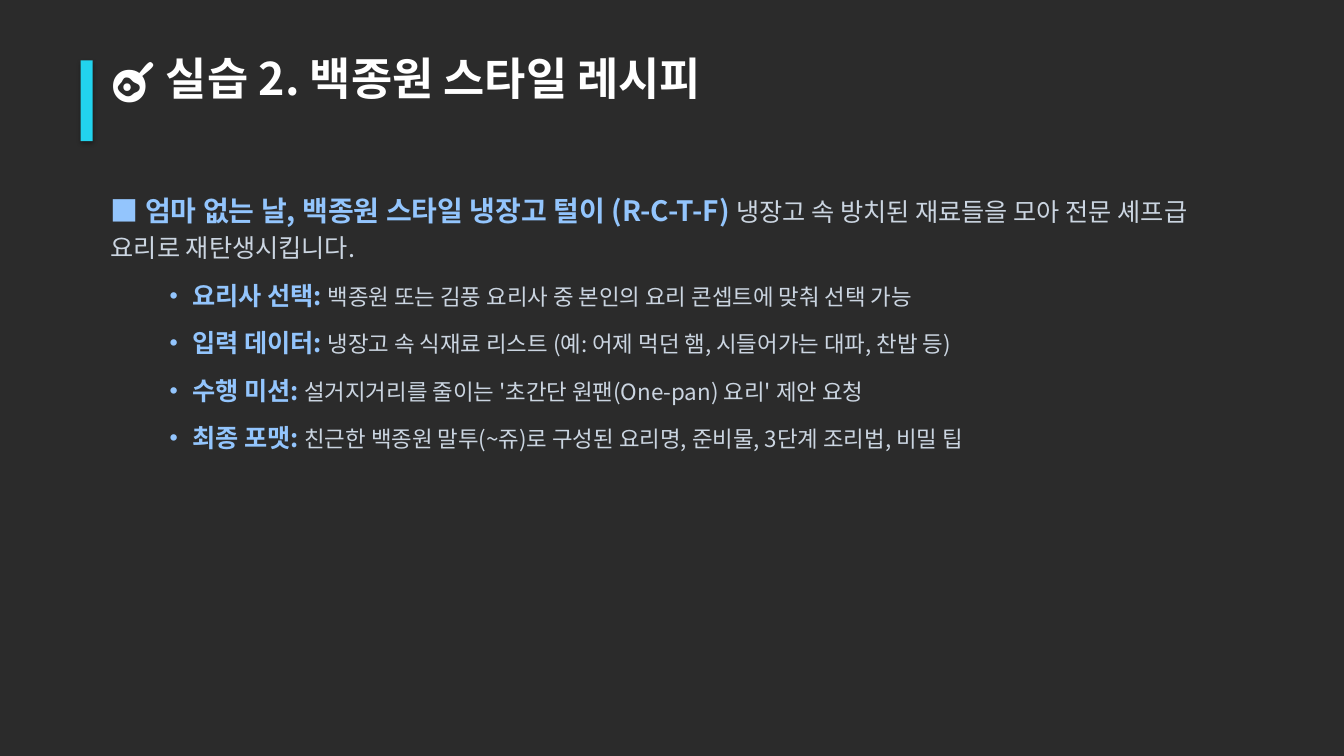
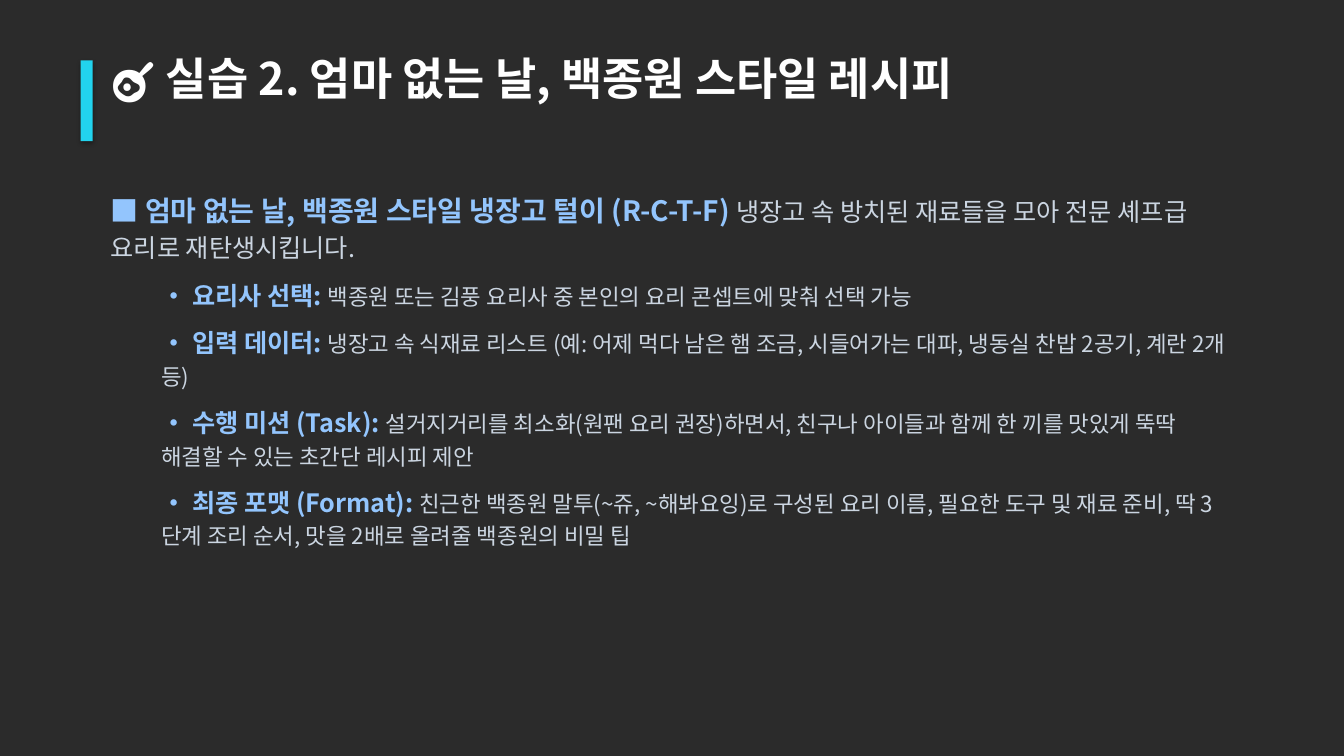
Before and after one commit to dreefinkjk/sky_ai_course, a slide deck: slide 11 of AI_companion_lecture.pptx (slide 12 before the commit). Drawn at 1344x756 pixels with LibreOffice and Linux fonts; fonts in the diff are those of the drawing; background and template pictures are left out; a plain dark background stands for a picture behind light text. Boxes give left, top, right and bottom in pixels: in the first picture for what was removed or moved away, otherwise in the second. Text is boxed around its words. In the diff, an @@ line names an element or a change of style, - is before the commit and + after.

```diff
--- a/AI_companion_lecture.pptx
+++ b/AI_companion_lecture.pptx
@@ text at (166,57,953,105): text changed @@
-🍳 실습 2. 백종원 스타일 레시피
+🍳 실습 2. 엄마 없는 날, 백종원 스타일 레시피
@@ text at (161,331,1225,548): text changed @@
-  • 입력 데이터: 냉장고 속 식재료 리스트 (예: 어제 먹던 햄, 시들어가는 대파, 찬밥 등)
-  • 수행 미션: 설거지거리를 줄이는 '초간단 원팬(One-pan) 요리' 제안 요청
-  • 최종 포맷: 친근한 백종원 말투(~쥬)로 구성된 요리명, 준비물, 3단계 조리법, 비밀 팁
+  • 입력 데이터: 냉장고 속 식재료 리스트 (예: 어제 먹다 남은 햄 조금, 시들어가는 대파, 냉동실 찬밥 2공기, 계란 2개 등)
+  • 수행 미션 (Task): 설거지거리를 최소화(원팬 요리 권장)하면서, 친구나 아이들과 함께 한 끼를 맛있게 뚝딱 해결할 수 있는 초간단 레시피 제안
+  • 최종 포맷 (Format): 친근한 백종원 말투(~쥬, ~해봐요잉)로 구성된 요리 이름, 필요한 도구 및 재료 준비, 딱 3단계 조리 순서, 맛을 2배로 올려줄 백종원의 비밀 팁
```
Also in this commit, not shown: 12 other slides changed, 1 slide removed, 2 other files.
